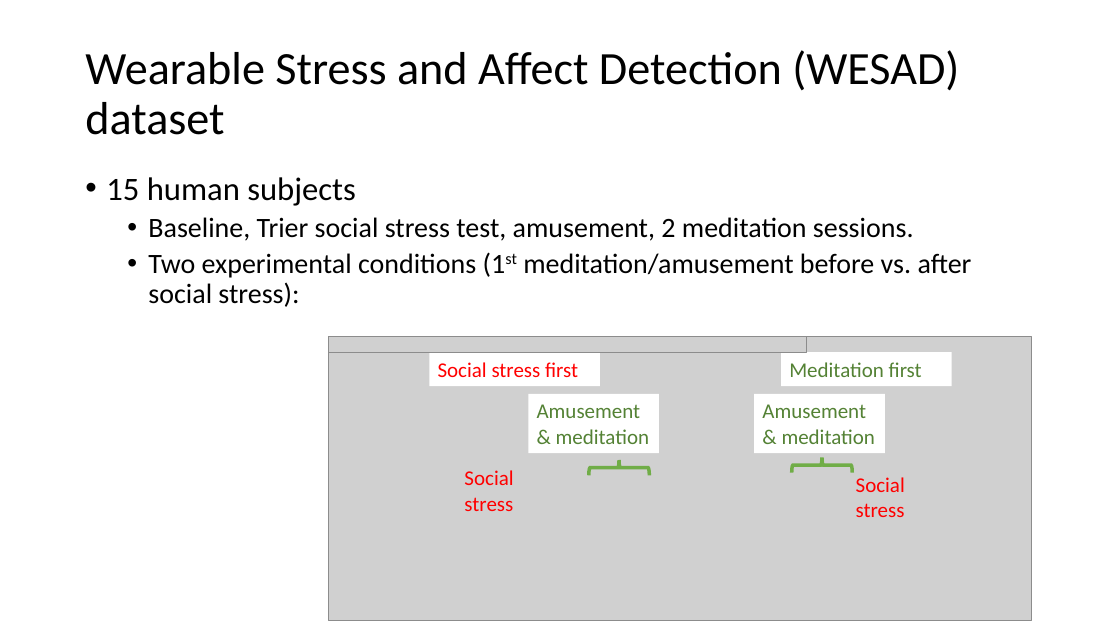
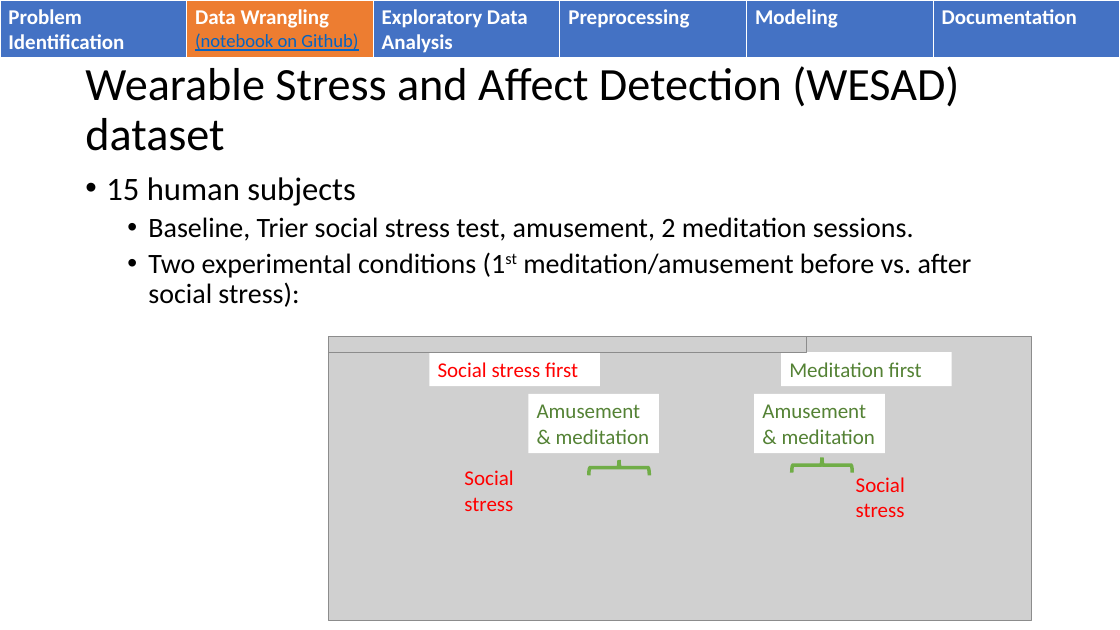
Before and after one commit to WalterPiTheScienceGuy/Springboard_Capstone2, a slide deck: slide 4 of Capstone2/reports/Springboard Capstone 2 ppt.pptx. Drawn at 1120x630 pixels with LibreOffice and Linux fonts; fonts in the diff are those of the drawing; grey boxes stand for pictures. Boxes give left, top, right and bottom in pixels: in the first picture for what was removed or moved away, otherwise in the second. Text is boxed around its words. In the diff, an @@ line names an element or a change of style, - is before the commit and + after.

```diff
--- a/Capstone2/reports/Springboard Capstone 2 ppt.pptx
+++ b/Capstone2/reports/Springboard Capstone 2 ppt.pptx
@@ table added at (0,0,1119,59), 1 rows, 6 columns @@
+Problem Identification | Data Wrangling / (notebook on Github) | Exploratory Data Analysis | Preprocessing | Modeling | Documentation
@@ title "Wearable Stress and Affect Detection ...": place and size @@
-title "Wearable Stress and Affect Detection ..." at (85,50,959,135)
+title "Wearable Stress and Affect Detection ..." at (85,66,959,151)
```
Also in this commit, not shown: 19 other slides changed, 1 slide added, 2 slides removed.
